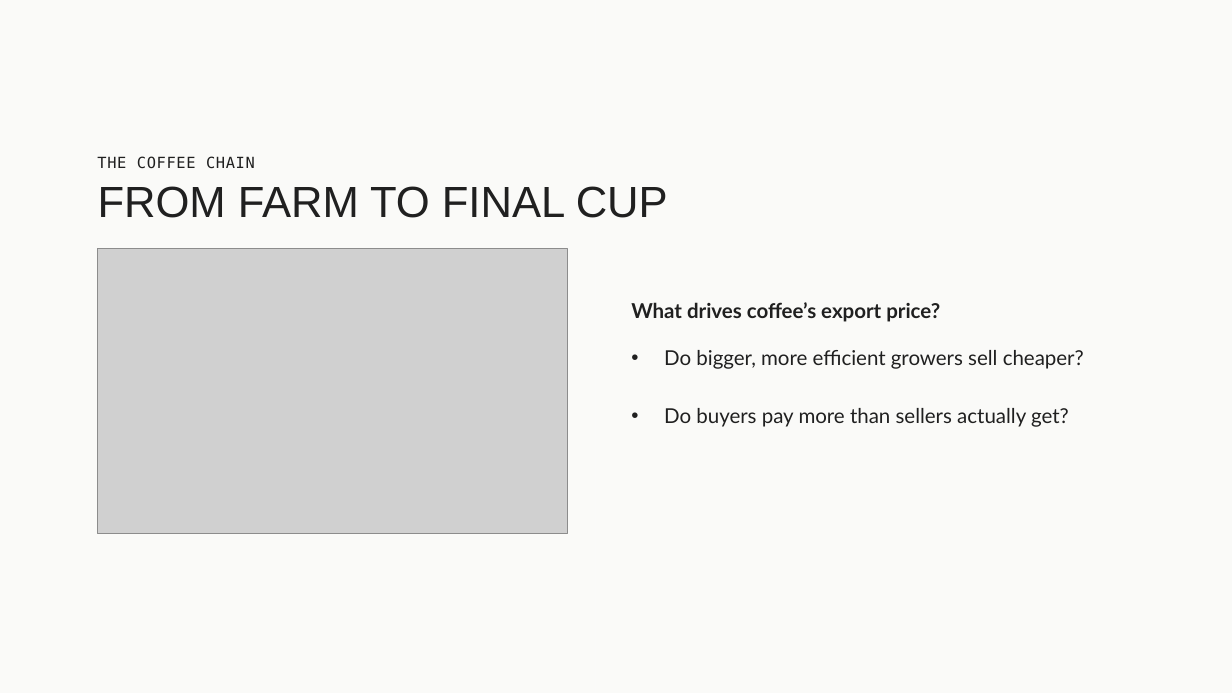
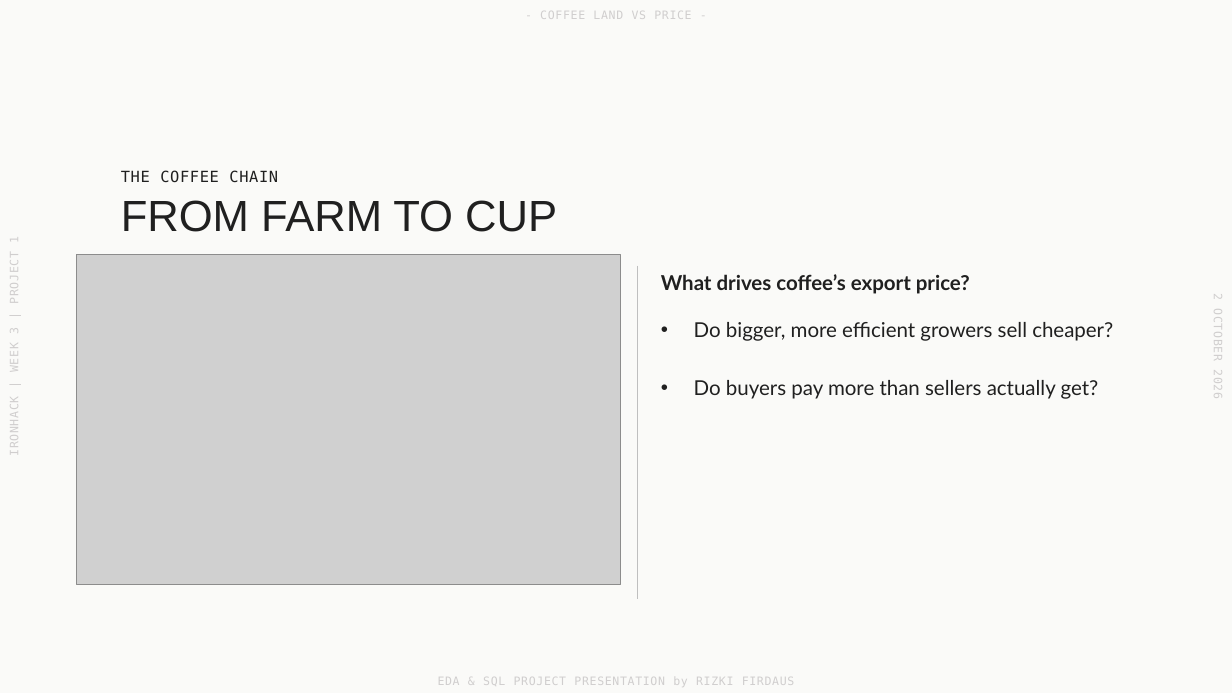
Before and after one commit to benjiro000/project-1-eda, a slide deck: slide 2 of presentation/project-1-presentation-rizki.pptx. Drawn at 1232x693 pixels with LibreOffice and Linux fonts; fonts in the diff are those of the drawing; grey boxes stand for pictures; background and template pictures are left out. Boxes give left, top, right and bottom in pixels: in the first picture for what was removed or moved away, otherwise in the second. Text is boxed around its words. In the diff, an @@ line names an element or a change of style, - is before the commit and + after.

Commit message:
project1rizki

```diff
--- a/presentation/project-1-presentation-rizki.pptx
+++ b/presentation/project-1-presentation-rizki.pptx
@@ rectangle resized from (x1=595, y1=0, x2=1232, y2=693) to (x1=0, y1=0, x2=1232, y2=693) @@
@@ rectangle removed at (x1=0, y1=0, x2=1232, y2=693) @@
@@ rectangle removed at (x1=0, y1=0, x2=595, y2=693) @@
@@ text added at (x1=540, y1=11, x2=691, y2=19), 9 pt, text #D0CECE @@
+- COFFEE LAND VS PRICE -
@@ text "THE COFFEE CHAIN" moved from (x1=97, y1=156, x2=255, y2=169) to (x1=121, y1=170, x2=278, y2=183) @@
@@ text at (x1=121, y1=200, x2=557, y2=232): text changed @@
-FROM FARM TO FINAL CUP
+FROM FARM TO CUP
@@ text added at (x1=8, y1=239, x2=21, y2=453), 9 pt, text #D0CECE @@
+IRONHACK | WEEK 3 | PROJECT 1
@@ picture resized from (x1=98, y1=249, x2=567, y2=533) to (x1=77, y1=255, x2=620, y2=585) @@
@@ line added from (638, 265) to (638, 600), #BFBFBF 0.5 pt @@
@@ text "What drives coffee’s export price?" moved from (x1=631, y1=302, x2=940, y2=322) to (x1=661, y1=274, x2=970, y2=294) @@
@@ text added at (x1=1211, y1=294, x2=1224, y2=398), 9 pt, text #D0CECE @@
+2 OCTOBER 2026
@@ text "Do bigger, more efficient growers ..." moved from (x1=664, y1=350, x2=1084, y2=427) to (x1=694, y1=322, x2=1113, y2=399) @@
@@ text added at (x1=438, y1=677, x2=795, y2=685), 9 pt, text #D0CECE @@
+EDA & SQL PROJECT PRESENTATION by RIZKI FIRDAUS
```
Also in this commit, not shown: 5 other slides changed, 3 slides added, 1 slide removed.
